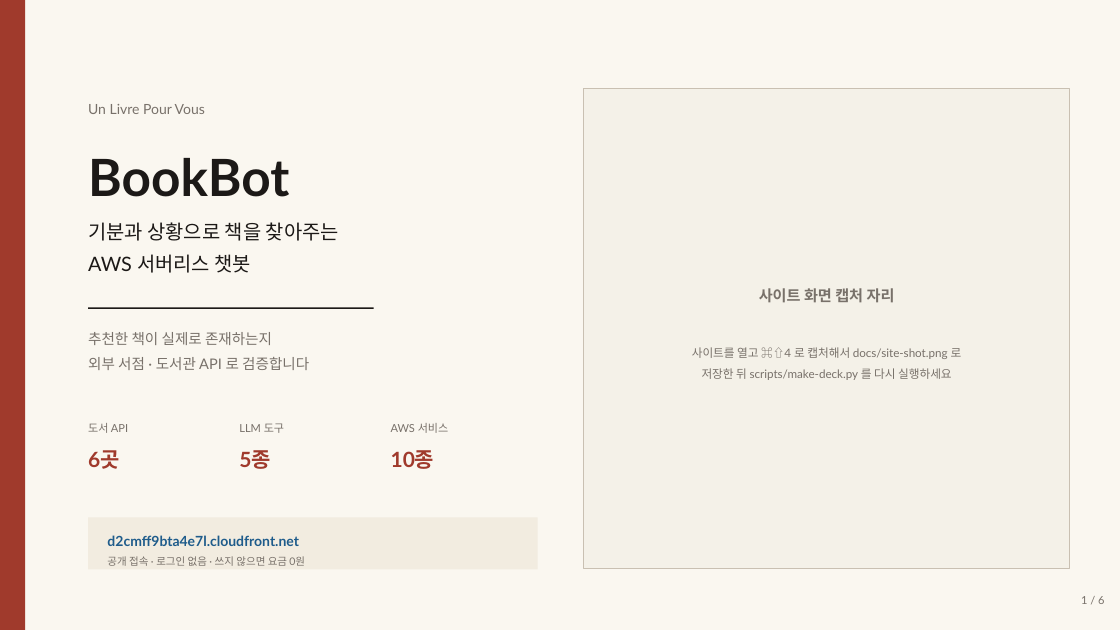
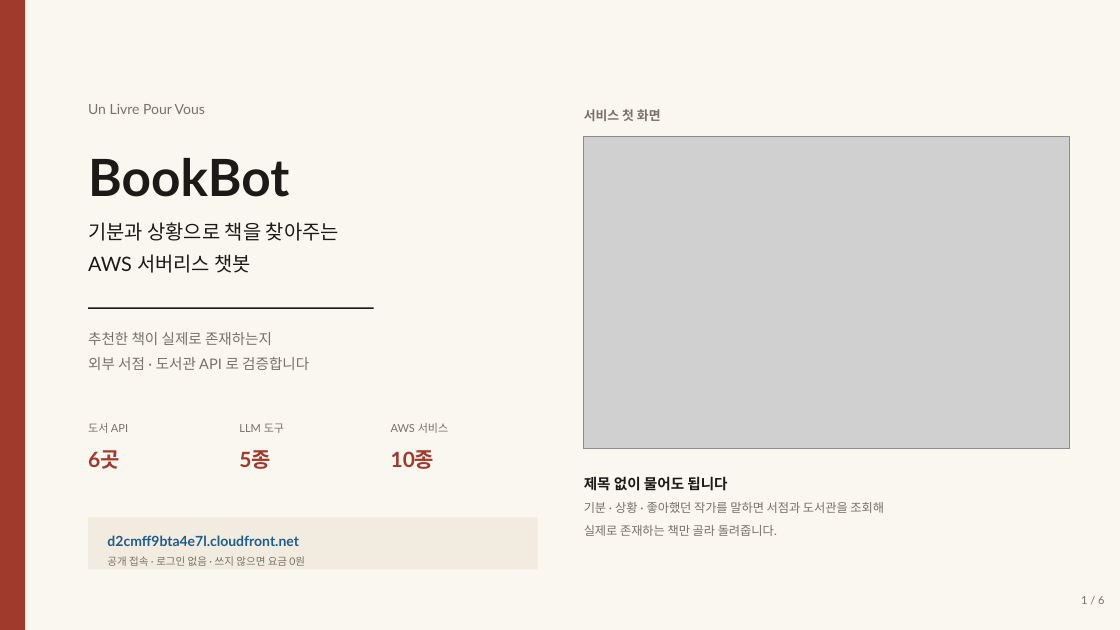
Before and after one commit to ccww0418-cloud/My-First-Project, a slide deck: slide 1 of BookBot-발표자료.pptx. Drawn at 1120x630 pixels with LibreOffice and Linux fonts; fonts in the diff are those of the drawing; grey boxes stand for pictures. Boxes give left, top, right and bottom in pixels: in the first picture for what was removed or moved away, otherwise in the second. Text is boxed around its words. In the diff, an @@ line names an element or a change of style, - is before the commit and + after.

Commit message:
docs: 발표 자료 표지에 서비스 첫 화면 삽입
배경.png(사이트 스크린샷)을 docs/site-shot.png 로 넣고 표지 오른쪽에 배치.
이미지 비율이 1.55 라 세로 중앙 정렬로는 붕 떠서, 폭에 맞춘 높이로 조이고
위에 '서비스 첫 화면' 라벨, 아래에 설명 3줄을 붙였습니다.

site-shot.png 를 gitignore 에서 해제 — 발표 자료에 들어가는 자산입니다.

```diff
--- a/BookBot-발표자료.pptx
+++ b/BookBot-발표자료.pptx
@@ rectangle removed at (584, 88, 1070, 569) @@
@@ text at (584, 109, 661, 121): text changed; size 10 to 11 pt; bold on @@
-사이트 화면 캡처 자리
-사이트를 열고 ⌘⇧4 로 캡처해서 docs/site-shot.png 로
-저장한 뒤 scripts/make-deck.py 를 다시 실행하세요
+서비스 첫 화면
@@ picture added at (584, 136, 1070, 449) @@
@@ text added at (584, 476, 884, 536), 10.5 pt, text #78716A @@
+제목 없이 물어도 됩니다
+기분 · 상황 · 좋아했던 작가를 말하면 서점과 도서관을 조회해
+실제로 존재하는 책만 골라 돌려줍니다.
```
Also in this commit, not shown: 3 other files.
